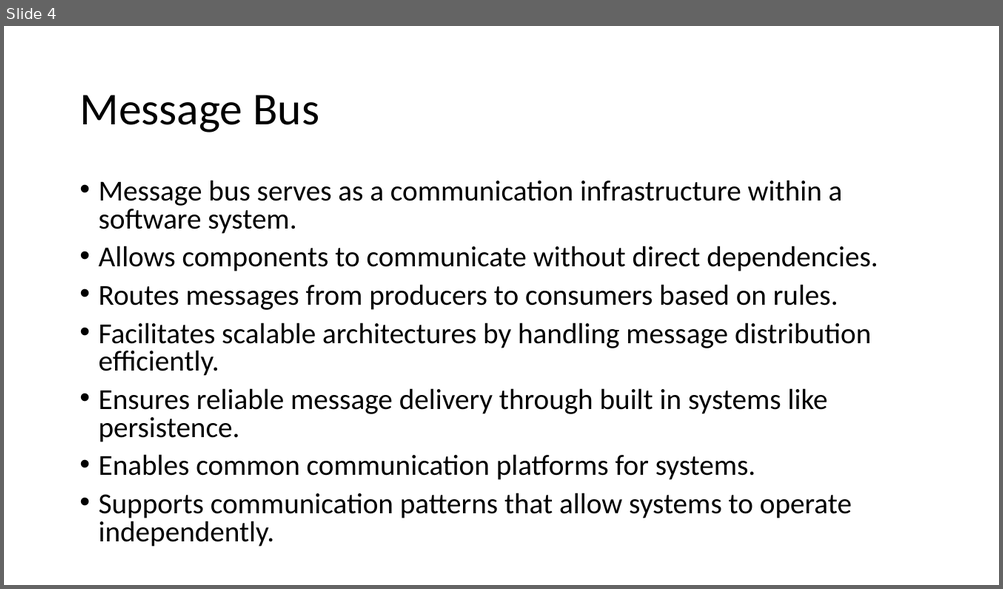
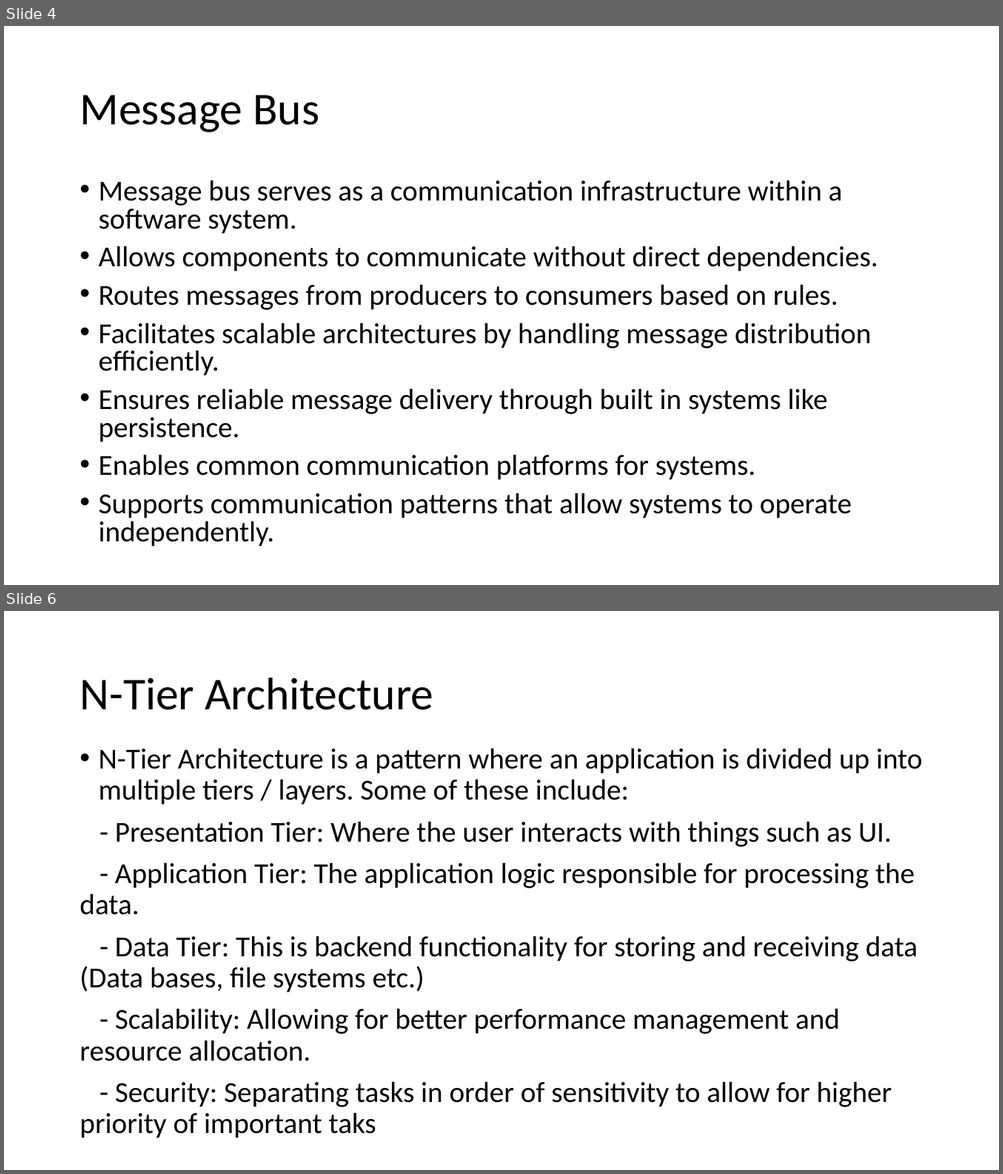
Before and after one commit to EricDeBuitleir/FYP-Public, a slide deck: Final Year Project/Architecture Application Presentation.pptx. Shown one above the other, each under a label of ours: slide 4 before the commit, slides 4 and 6 after it; the slides between them are not shown. The pictures are 1003x589 and 1003x1174 pixels, drawn with LibreOffice and Linux fonts; fonts in the diff are those of the drawing. Boxes give left, top, right and bottom in pixels: in the first picture for what was removed or moved away, otherwise in the second. Text is boxed around its words. In the diff, an @@ line names an element or a change of style, - is before the commit and + after.

```diff
--- a/Final Year Project/Architecture Application Presentation.pptx
+++ b/Final Year Project/Architecture Application Presentation.pptx
@@ slide 6 added at bbox=[4, 611, 999, 1170], background #FFFFFF @@
@@ title added at bbox=[79, 678, 433, 710], 44 pt, text #000000 @@
+N-Tier Architecture
@@ text added at bbox=[79, 748, 922, 1139], 28 pt, text #000000 @@
+• N-Tier Architecture is a pattern where an application is divided up into multiple tiers / layers. Some of these include:
+- Presentation Tier: Where the user interacts with things such as UI.
+- Application Tier: The application logic responsible for processing the data.
+- Data Tier: This is backend functionality for storing and receiving data (Data bases, file systems etc.)
+- Scalability: Allowing for better performance management and resource allocation.
+- Security: Separating tasks in order of sensitivity to allow for higher priority of important taks
```
Also in this commit, not shown: 7 other slides added, 1 slide removed.
